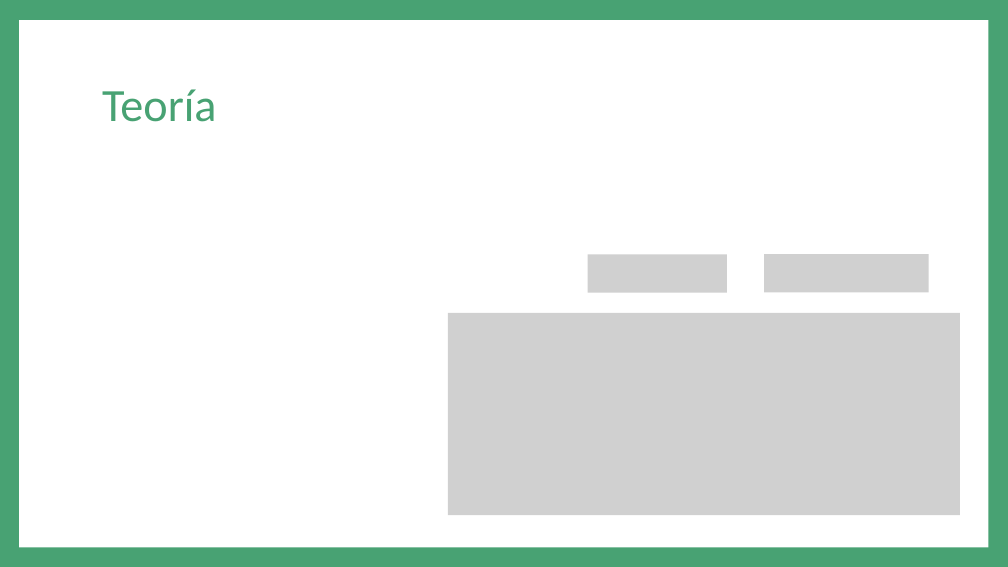
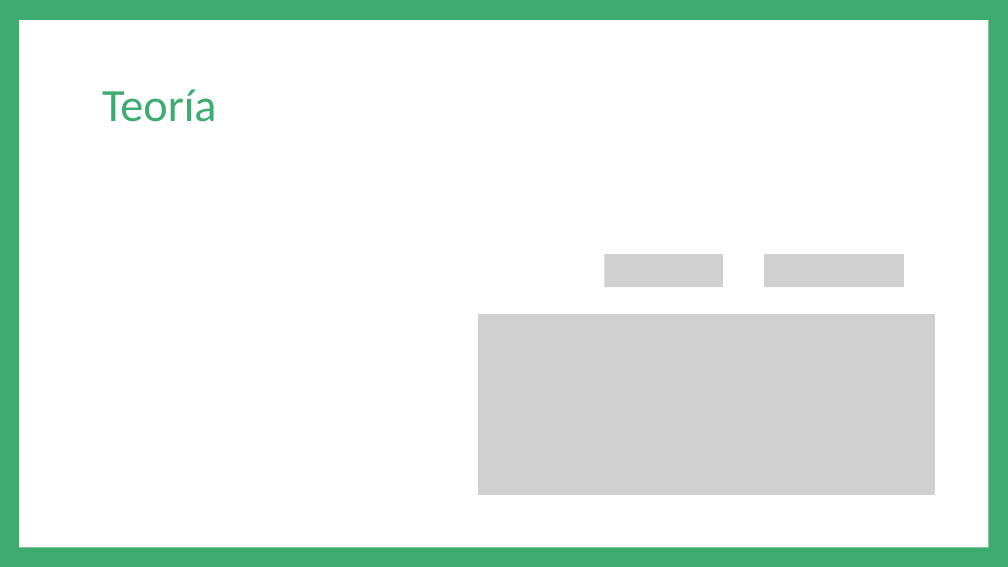
Before and after one commit to andreav13/Proyecto2, a slide deck: slide 6 of Presentación.pptx. Drawn at 1008x567 pixels with LibreOffice and Linux fonts; fonts in the diff are those of the drawing; grey boxes stand for pictures. Boxes give left, top, right and bottom in pixels: in the first picture for what was removed or moved away, otherwise in the second. Text is boxed around its words. In the diff, an @@ line names an element or a change of style, - is before the commit and + after.

```diff
--- a/Presentación.pptx
+++ b/Presentación.pptx
@@ background #48A273 to #3EAC70 @@
@@ picture: place and size @@
-picture at [588, 255, 727, 293]
+picture at [604, 254, 723, 287]
@@ picture: place and size @@
-picture at [765, 254, 929, 292]
+picture at [765, 254, 904, 287]
@@ picture: place and size @@
-picture at [448, 313, 960, 516]
+picture at [478, 314, 935, 495]
```
Also in this commit, not shown: 10 other slides changed, 3 slides added, 1 slide removed.
